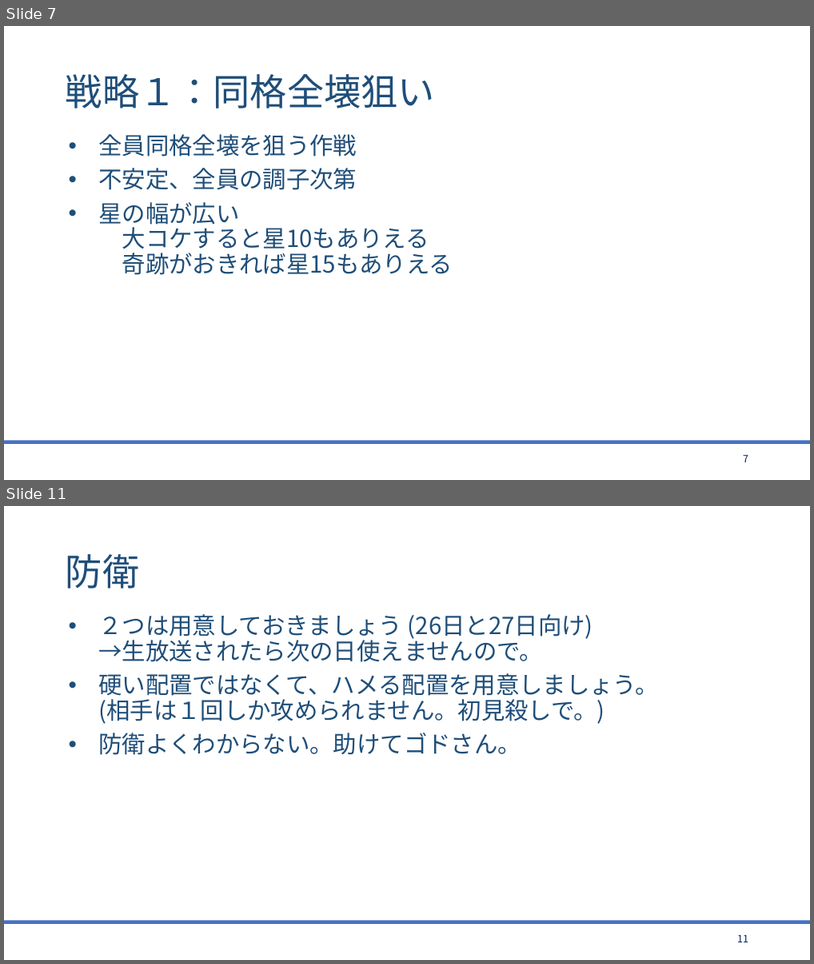
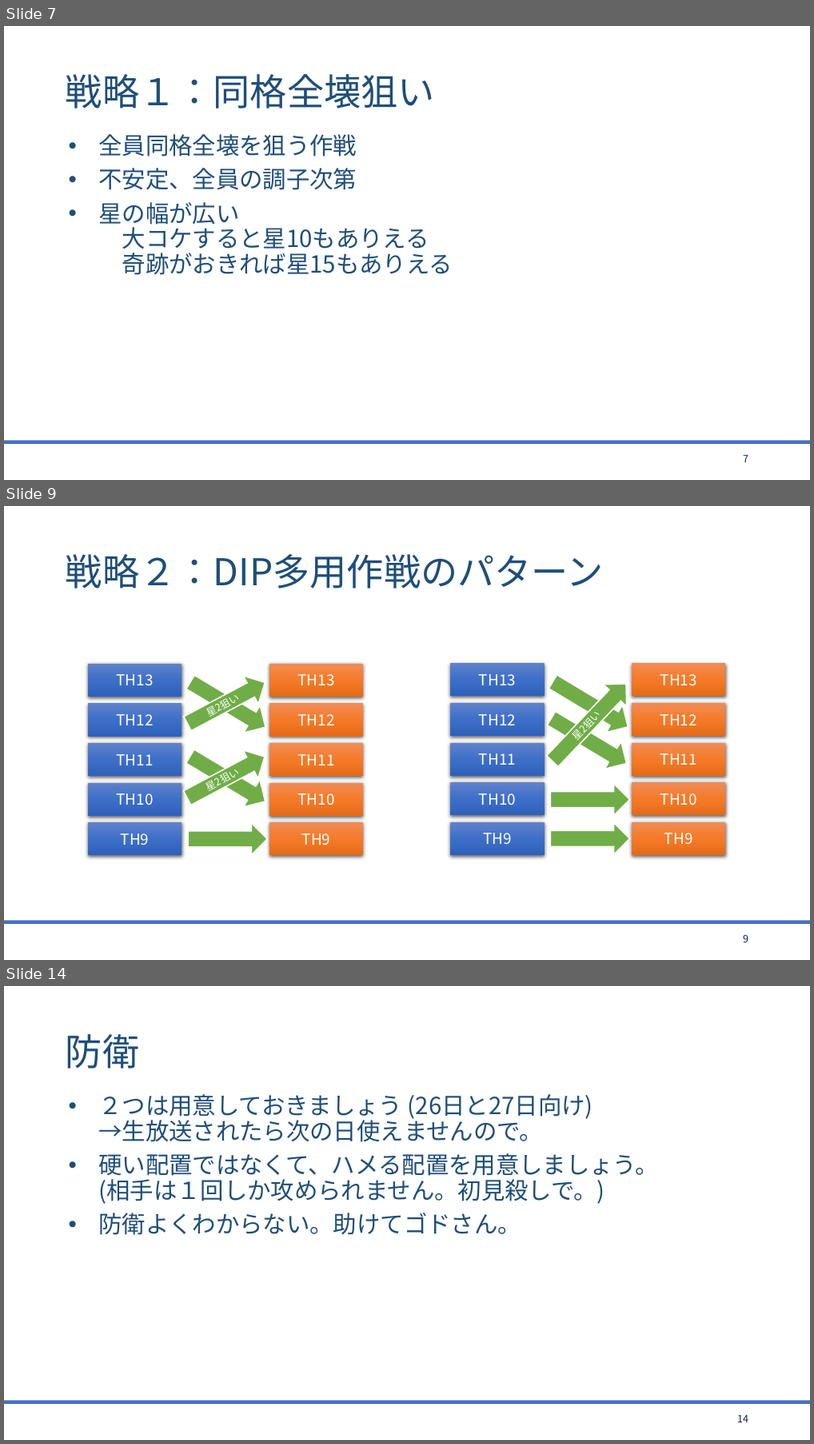
Before and after one commit to bigtreeCoC/documents, a slide deck: CQC攻略.pptx. Shown one above the other, each under a label of ours: slides 7 and 11 before the commit, slides 7, 9 and 14 after it; the slides between them are not shown. The pictures are 814x964 and 814x1444 pixels, drawn with LibreOffice and Linux fonts; fonts in the diff are those of the drawing. Boxes give left, top, right and bottom in pixels: in the first picture for what was removed or moved away, otherwise in the second. Text is boxed around its words. In the diff, an @@ line names an element or a change of style, - is before the commit and + after.

```diff
--- a/CQC攻略.pptx
+++ b/CQC攻略.pptx
@@ slide 9 added at (x1=4, y1=506, x2=810, y2=960), background #FFFFFF; not listed: 1 template element that a slide beside it also shows @@
@@ title added at (x1=66, y1=554, x2=604, y2=588), 44 pt, text #1F4E79 @@
+戦略２：DIP多用作戦のパターン
@@ rectangle added at (x1=88, y1=664, x2=182, y2=696), fill gradient #6183CB to #3E70CA to #3062BB, 18 pt, text #FFFFFF @@
+TH13
@@ right arrow added at (x1=180, y1=668, x2=273, y2=738), fill #70AD47, outline #FFFFFF 1.5 pt, 12 pt, text #FFFFFF @@
+星2狙い
@@ right arrow added at (x1=182, y1=668, x2=274, y2=741), fill #70AD47, outline #FFFFFF 1.5 pt @@
@@ rectangle added at (x1=270, y1=664, x2=363, y2=696), fill gradient #F18C57 to #F67B28 to #E56C19, 18 pt, text #FFFFFF @@
+TH13
@@ rectangle added at (x1=451, y1=664, x2=545, y2=696), fill gradient #6183CB to #3E70CA to #3062BB, 18 pt, text #FFFFFF @@
+TH13
@@ right arrow added at (x1=542, y1=672, x2=638, y2=772), fill #70AD47, outline #FFFFFF 1.5 pt, 12 pt, text #FFFFFF @@
+星2狙い
@@ right arrow added at (x1=545, y1=668, x2=636, y2=740), fill #70AD47, outline #FFFFFF 1.5 pt @@
@@ rectangle added at (x1=633, y1=664, x2=726, y2=696), fill gradient #F18C57 to #F67B28 to #E56C19, 18 pt, text #FFFFFF @@
+TH13
@@ rectangle added at (x1=88, y1=704, x2=182, y2=736), fill gradient #6183CB to #3E70CA to #3062BB, 18 pt, text #FFFFFF @@
+TH12
@@ rectangle added at (x1=270, y1=704, x2=363, y2=736), fill gradient #F18C57 to #F67B28 to #E56C19, 18 pt, text #FFFFFF @@
+TH12
@@ rectangle added at (x1=451, y1=703, x2=545, y2=736), fill gradient #6183CB to #3E70CA to #3062BB, 18 pt, text #FFFFFF @@
+TH12
@@ right arrow added at (x1=543, y1=704, x2=635, y2=776), fill #70AD47, outline #FFFFFF 1.5 pt @@
@@ rectangle added at (x1=633, y1=703, x2=726, y2=736), fill gradient #F18C57 to #F67B28 to #E56C19, 18 pt, text #FFFFFF @@
+TH12
@@ rectangle added at (x1=88, y1=743, x2=182, y2=776), fill gradient #6183CB to #3E70CA to #3062BB, 18 pt, text #FFFFFF @@
+TH11
@@ right arrow added at (x1=180, y1=743, x2=273, y2=812), fill #70AD47, outline #FFFFFF 1.5 pt, 12 pt, text #FFFFFF @@
+星2狙い
@@ right arrow added at (x1=182, y1=742, x2=274, y2=815), fill #70AD47, outline #FFFFFF 1.5 pt @@
@@ rectangle added at (x1=270, y1=743, x2=363, y2=776), fill gradient #F18C57 to #F67B28 to #E56C19, 18 pt, text #FFFFFF @@
+TH11
@@ rectangle added at (x1=451, y1=743, x2=545, y2=776), fill gradient #6183CB to #3E70CA to #3062BB, 18 pt, text #FFFFFF @@
+TH11
@@ rectangle added at (x1=633, y1=743, x2=726, y2=776), fill gradient #F18C57 to #F67B28 to #E56C19, 18 pt, text #FFFFFF @@
+TH11
@@ rectangle added at (x1=88, y1=783, x2=182, y2=816), fill gradient #6183CB to #3E70CA to #3062BB, 18 pt, text #FFFFFF @@
+TH10
@@ rectangle added at (x1=270, y1=783, x2=363, y2=816), fill gradient #F18C57 to #F67B28 to #E56C19, 18 pt, text #FFFFFF @@
+TH10
@@ rectangle added at (x1=451, y1=783, x2=545, y2=816), fill gradient #6183CB to #3E70CA to #3062BB, 18 pt, text #FFFFFF @@
+TH10
@@ right arrow added at (x1=551, y1=784, x2=630, y2=816), fill #70AD47, outline #FFFFFF 1.5 pt @@
@@ rectangle added at (x1=633, y1=783, x2=726, y2=816), fill gradient #F18C57 to #F67B28 to #E56C19, 18 pt, text #FFFFFF @@
+TH10
@@ rectangle added at (x1=88, y1=822, x2=182, y2=856), fill gradient #6183CB to #3E70CA to #3062BB, 18 pt, text #FFFFFF @@
+TH9
@@ right arrow added at (x1=188, y1=823, x2=267, y2=855), fill #70AD47, outline #FFFFFF 1.5 pt @@
@@ rectangle added at (x1=270, y1=822, x2=363, y2=856), fill gradient #F18C57 to #F67B28 to #E56C19, 18 pt, text #FFFFFF @@
+TH9
@@ rectangle added at (x1=451, y1=822, x2=545, y2=855), fill gradient #6183CB to #3E70CA to #3062BB, 18 pt, text #FFFFFF @@
+TH9
@@ right arrow added at (x1=551, y1=822, x2=630, y2=855), fill #70AD47, outline #FFFFFF 1.5 pt @@
@@ rectangle added at (x1=633, y1=822, x2=726, y2=855), fill gradient #F18C57 to #F67B28 to #E56C19, 18 pt, text #FFFFFF @@
+TH9
@@ page number added at (x1=743, y1=934, x2=749, y2=942), 12 pt, text #002060 @@
+9
@@ what was slide 11 is now slide 14 @@
@@ page number at (x1=738, y1=1414, x2=749, y2=1422): text changed @@
-11
+14
```
Also in this commit, not shown: 9 slides changed, 2 other slides added, 1 other file.
